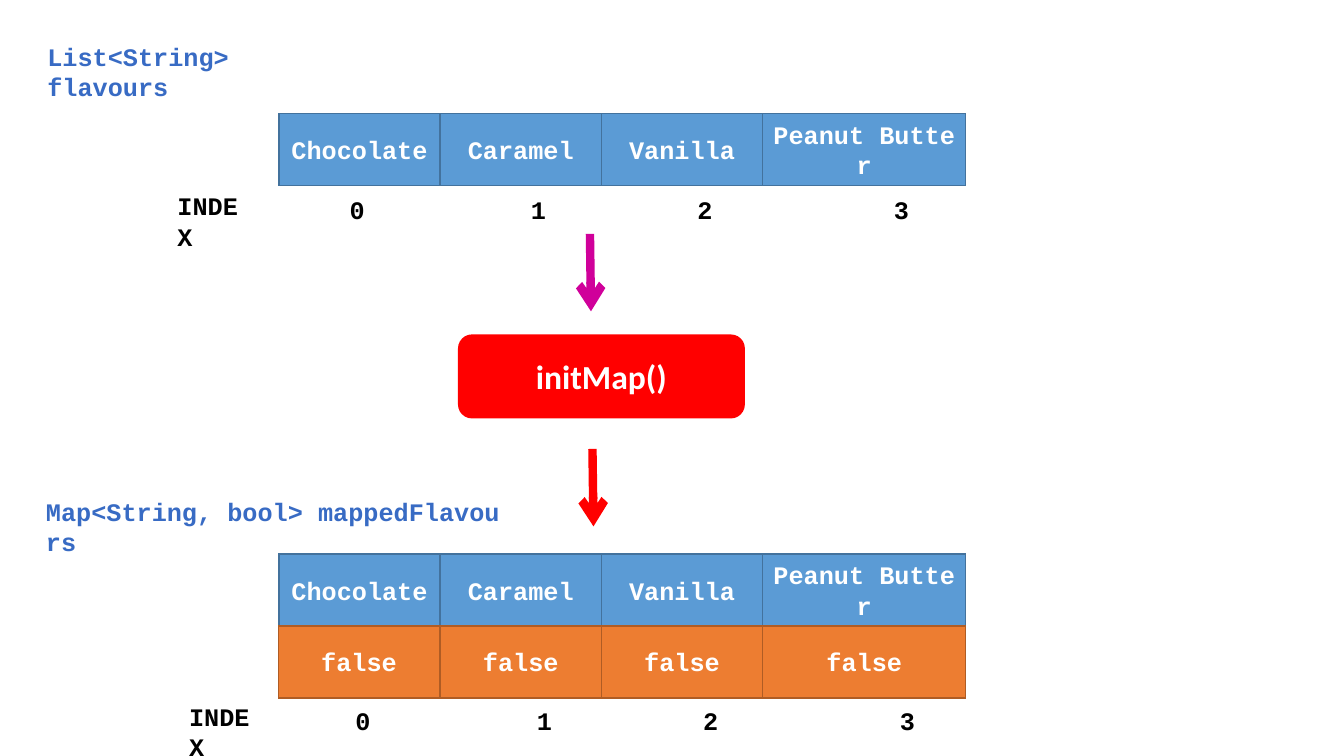
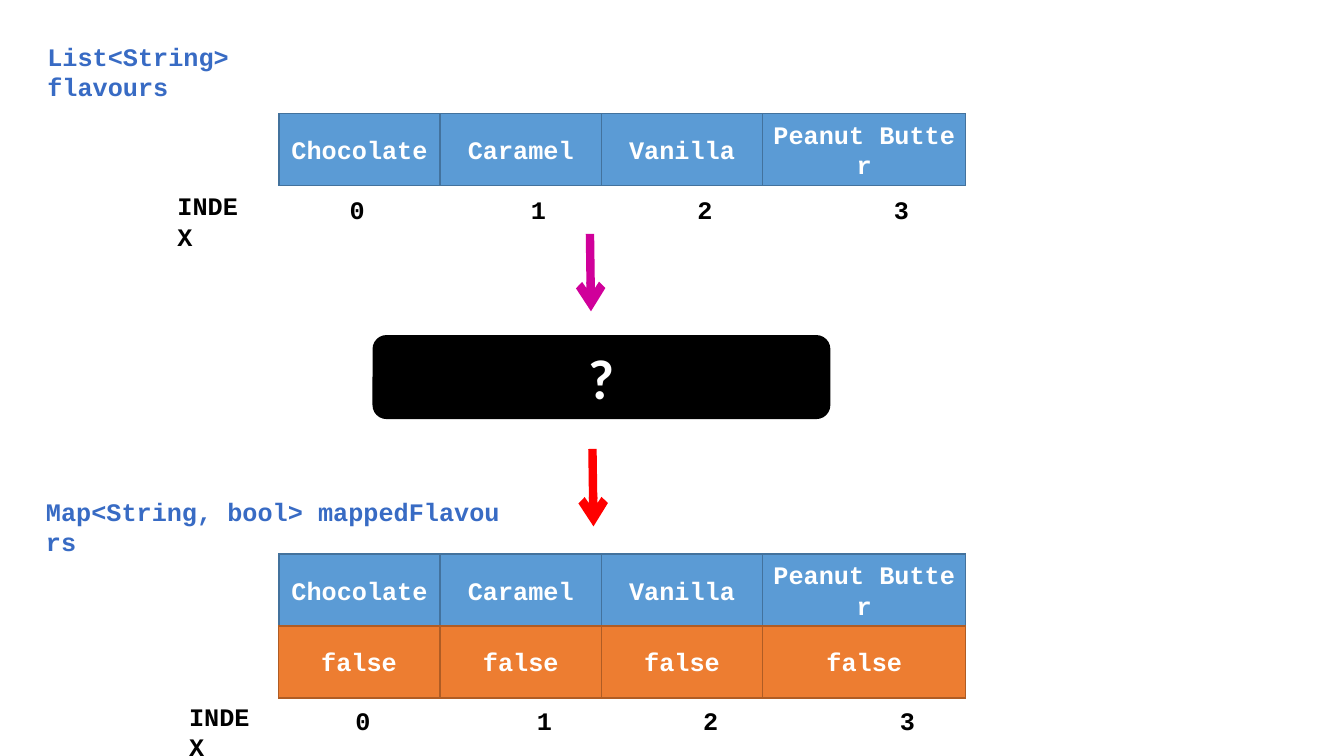
Before and after one commit to Zujaj/multiple_selection_dialogue_app, a slide deck: slide 9 of Multiple Selection Dialogue App.pptx (slide 10 before the commit). Drawn at 1344x756 pixels with LibreOffice and Linux fonts; fonts in the diff are those of the drawing. Boxes give left, top, right and bottom in pixels: in the first picture for what was removed or moved away, otherwise in the second. Text is boxed around its words. In the diff, an @@ line names an element or a change of style, - is before the commit and + after.

```diff
--- a/Multiple Selection Dialogue App.pptx
+++ b/Multiple Selection Dialogue App.pptx
@@ rounded rectangle "?": place and size @@
-rounded rectangle "?" at [458,335,745,418]
+rounded rectangle "?" at [373,335,831,418]
@@ rounded rectangle "?" at [373,335,831,418]: fill #FF0000 to #000000 @@
@@ text in rounded rectangle at [536,364,667,395]: text changed; size 24 to 40 pt @@
-initMap()
+?
```
Also in this commit, not shown: 1 other slide changed, 5 slides added.
